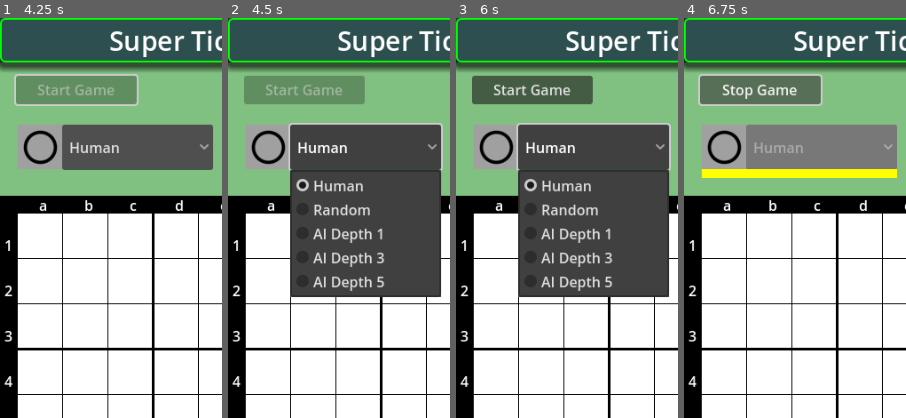
Above: before the commit, frames 1-4 (left to right).
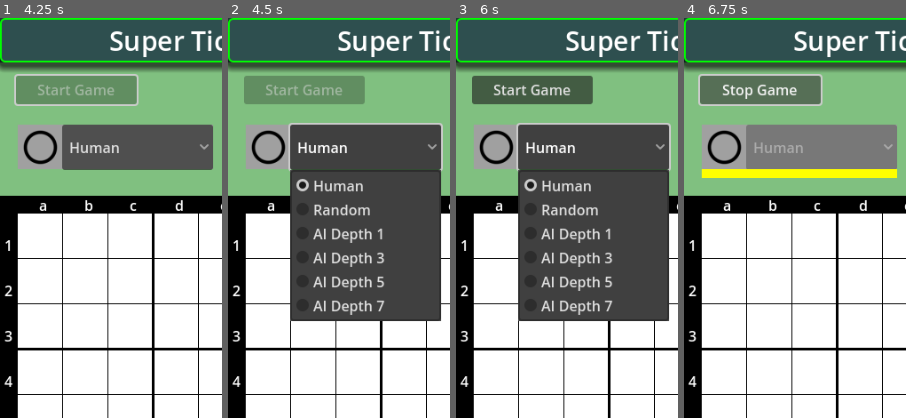
Above: after the commit, the same moments.

Repository: vivisuke/SuperTicTacToe4
Game: Godot game, scene res://main_scene.tscn
Same seed, same stepped clock (60 frames per second), same inputs: the game is played once before the commit and once after it.
Inputs:
- Up to frame 1 (4.25 s): click "Start Game" at 0.5 s; click "Stop Game" at 1.25 s; click "Init Board" at 2 s; click "Start Game" at 2.75 s; click "Stop Game" at 3.5 s
- Up to frame 2 (4.5 s): click "Human" at 4.25 s
- Up to frame 3 (6 s): click "Init Board" at 5 s; click "Human" at 5.75 s
- Up to frame 4 (6.75 s): click "Start Game" at 6.5 s
The pictures show only the part of the screen within x 0-50%, y 0-50%; the shares and areas given below are measured in that part.

Frame 1 is identical in both runs. In frame 2, 3.9% of the frame differs, in the area x 27-96%, y 69-76%; in frame 3, 3.9%; in frame 4, nothing differs.

Commit message:
0049 ◎ C 03/09 03/09 0.001│ToDo│オブションボタン：AI 深さ７追加

Diff:
--- a/SuperTicTacToe/main_scene.tscn
+++ b/SuperTicTacToe/main_scene.tscn
@@ -168,7 +168,7 @@
 offset_left = 50.0
 offset_right = 220.0
 offset_bottom = 51.0
-item_count = 5
+item_count = 6
 selected = 0
 popup/item_0/text = "Human"
 popup/item_0/id = 0
@@ -180,6 +180,8 @@
 popup/item_3/id = 3
 popup/item_4/text = "AI Depth 5"
 popup/item_4/id = 4
+popup/item_5/text = "AI Depth 7"
+popup/item_5/id = 5
 
 [node name="TextureRect" type="TextureRect" parent="WhitePlayer"]
 layout_mode = 0
@@ -206,7 +208,7 @@
 offset_left = 50.0
 offset_right = 220.0
 offset_bottom = 50.0
-item_count = 5
+item_count = 6
 selected = 0
 popup/item_0/text = "Human"
 popup/item_0/id = 0
@@ -218,6 +220,8 @@
 popup/item_3/id = 3
 popup/item_4/text = "AI Depth 5"
 popup/item_4/id = 4
+popup/item_5/text = "AU Depth 7"
+popup/item_5/id = 5
 
 [node name="TextureRect" type="TextureRect" parent="BlackPlayer"]
 layout_mode = 0
--- a/SuperTicTacToe/scripts/MainScene.gd
+++ b/SuperTicTacToe/scripts/MainScene.gd
@@ -16,7 +16,7 @@
 	BLACK = -1, EMPTY, WHITE,				#	盤面石値、WHITE for 先手
 	#TS_EMPTY = -1, TS_BATSU, TS_MARU,		#	タイルセットID
 	TS_EMPTY = -1, TS_WHITE, TS_BLACK,		#	タイルセットID
-	HUMAN = 0, AI_RANDOM, AI_DEPTH_1, AI_DEPTH_3, AI_DEPTH_5,
+	HUMAN = 0, AI_RANDOM, AI_DEPTH_1, AI_DEPTH_3, AI_DEPTH_5, AI_DEPTH_7,
 }
 
 class HistItem:
@@ -352,15 +352,6 @@
 	#bd.print()
 	#printraw("foo")
 	#printraw("bar\n")
-	"""
-	while !bd.is_game_over():
-	#for i in range(5):
-		#var mv = bd.select_random()
-		var mv = bd.select_alpha_beta(3)
-		bd.put(mv[0], mv[1], bd.next_color())
-		bd.print()
-		#print("OK")
-	"""
 	update_next_underline()
 	update_board_tilemaps()		# g_bd の状態から TileMap たちを設定
 	g_bd.print()
@@ -446,7 +437,7 @@
 
 func put_and_post_proc(x : int, y : int):	# 着手処理とその後処理
 	g_bd.put(x, y, g_bd.next_color())
-	g_bd.print()
+	#g_bd.print()
 	if g_bd.is_game_over():
 		game_started = false
 		match g_bd.winner():
@@ -470,7 +461,8 @@
 		var pos = (g_bd.select_random() if typ == AI_RANDOM else
 					g_bd.select_alpha_beta(1) if typ == AI_DEPTH_1 else
 					g_bd.select_alpha_beta(3) if typ == AI_DEPTH_3 else
-					g_bd.select_alpha_beta(5))
+					g_bd.select_alpha_beta(5) if typ == AI_DEPTH_5 else
+					g_bd.select_alpha_beta(7))
 		#print("game_started = ", game_started)
 		print("AI put ", pos)
 		put_and_post_proc(pos[0], pos[1])
Not shown, changed: SuperTicTacToe4.spr
